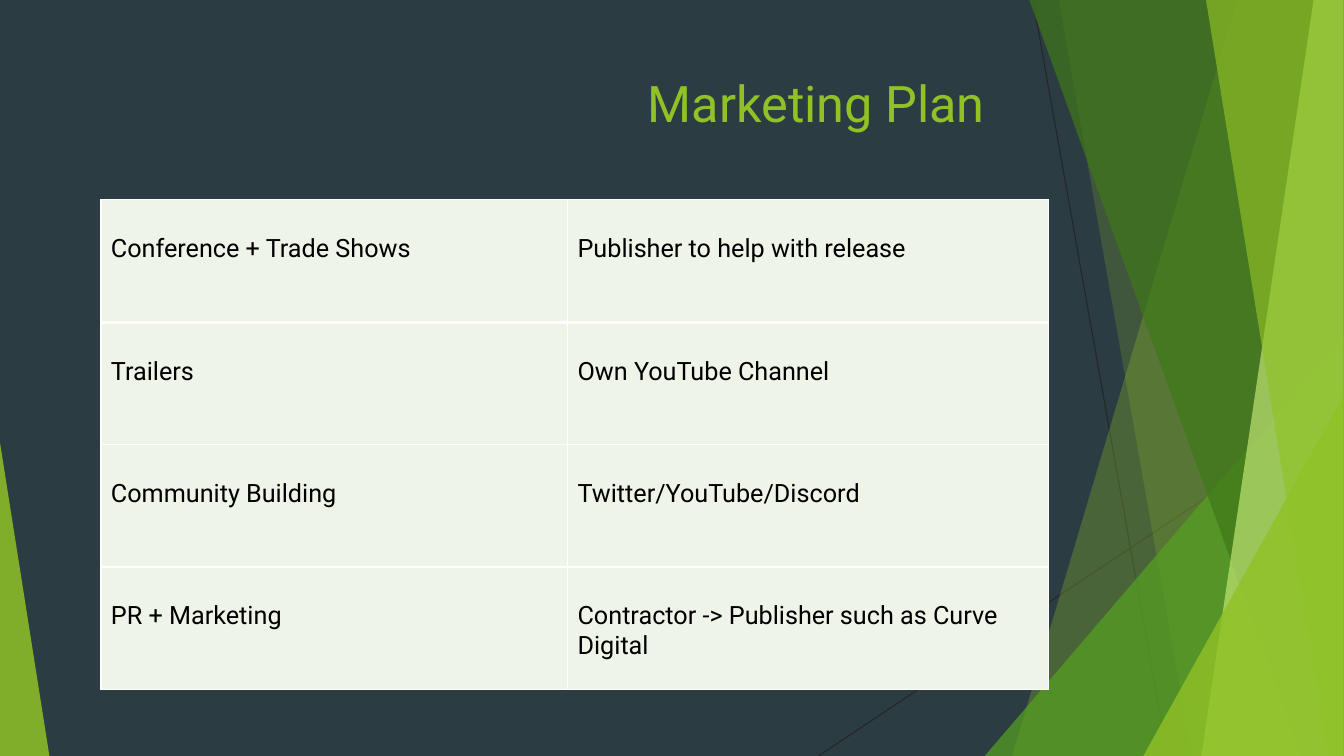
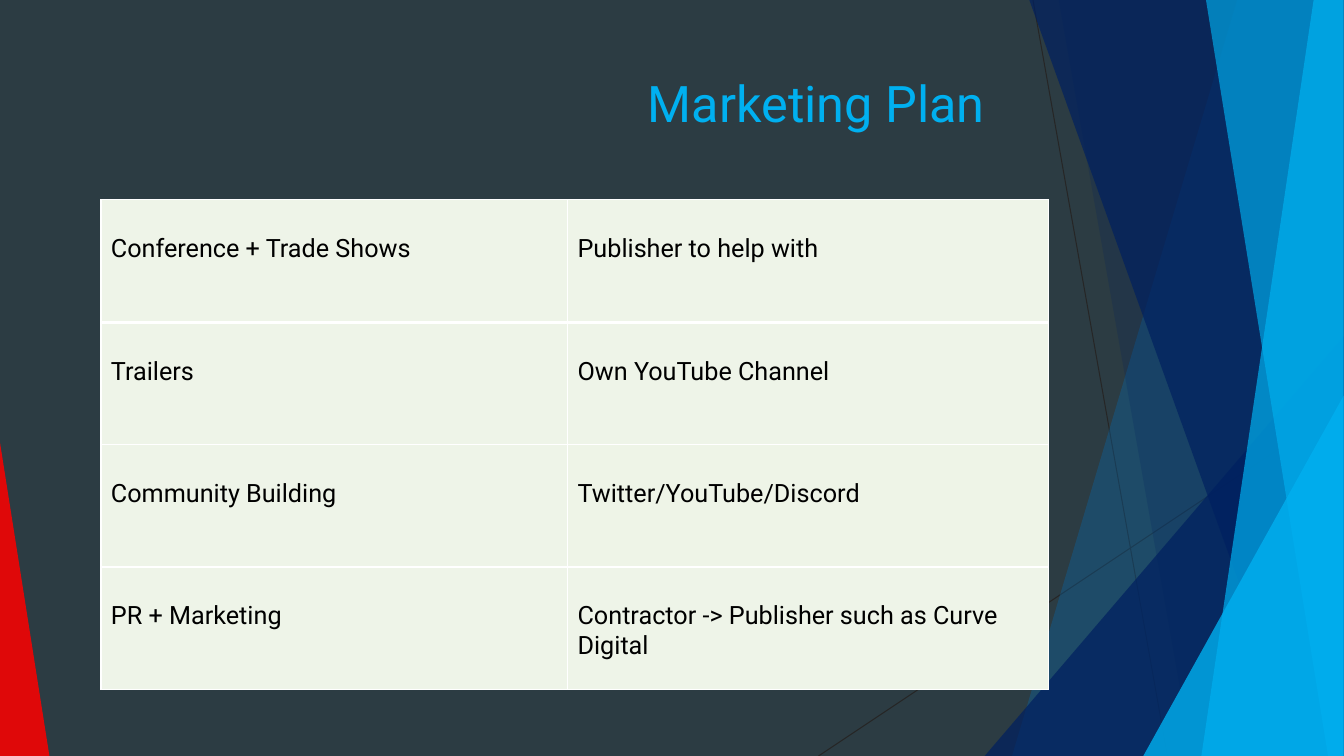
Before and after one commit to Pilokio/Tranzfuser, a slide deck: slide 8 of Virtual Pitch Presentation/Pitch.pptx. Drawn at 1344x756 pixels with LibreOffice and Linux fonts; fonts in the diff are those of the drawing. Boxes give left, top, right and bottom in pixels: in the first picture for what was removed or moved away, otherwise in the second. Text is boxed around its words. In the diff, an @@ line names an element or a change of style, - is before the commit and + after.

```diff
--- a/Virtual Pitch Presentation/Pitch.pptx
+++ b/Virtual Pitch Presentation/Pitch.pptx
@@ freeform shape at <box>1012,0,1344,756</box>: fill #90C226 at 30% opacity to #0070C0 at 30% opacity @@
@@ freeform shape at <box>1029,0,1344,756</box>: fill #3F7819 at 70% opacity to #002060 at 70% opacity @@
@@ freeform shape at <box>1059,0,1344,756</box>: fill #90C226 at 20% opacity to #002060 at 20% opacity @@
@@ freeform shape at <box>1202,0,1344,756</box>: fill #C0E474 at 70% opacity to #00B0F0 at 70% opacity @@
@@ freeform shape at <box>1206,0,1344,756</box>: fill #90C226 at 65% opacity to #00B0F0 at 65% opacity @@
@@ title "Marketing Plan" at <box>648,84,984,133</box>: text colour #90C226 to #00B0F0 @@
@@ table at <box>101,200,1049,690</box> @@
-row 1, column 2: Publisher to help with release
+row 1, column 2: Publisher to help with
@@ triangle at <box>985,336,1344,756</box>: fill #54A021 at 72% opacity to #002060 at 72% opacity @@
@@ triangle at <box>1143,396,1344,756</box>: fill #90C226 at 80% opacity to #00B0F0 at 80% opacity @@
@@ triangle at <box>0,443,49,756</box>: fill #90C226 at 85% opacity to #FF0000 at 85% opacity @@
```
Also in this commit, not shown: 13 other slides changed, 1 slide removed.
